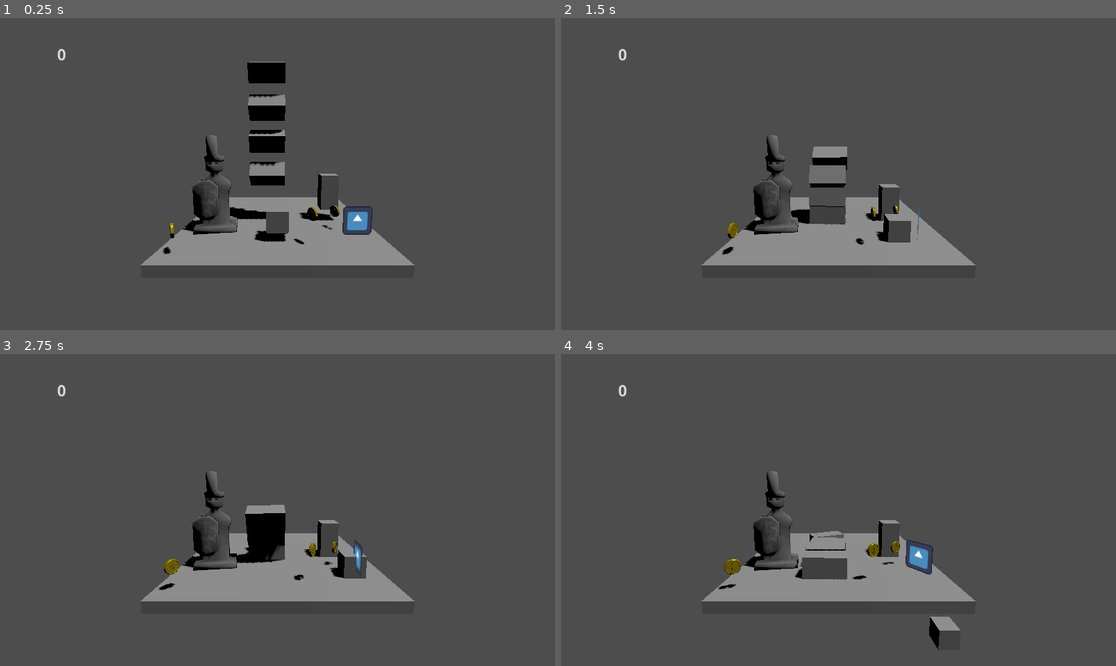
Above: before the commit, frames 1-4 (two rows, left to right).
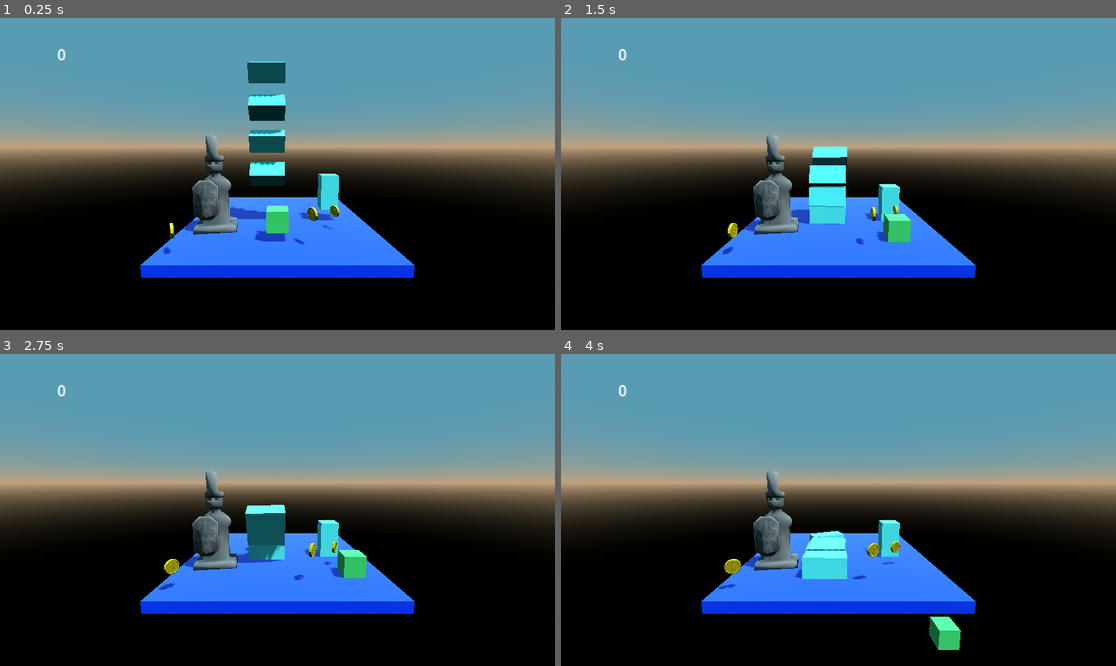
Above: after the commit, the same moments.

Repository: fpendii/Belajar-Godot
Game: Godot game, scene res://level_1.tscn
The game is run twice, just before and just after one commit, with the same random seed, the same clock (stepped at 60 frames per second) and the same inputs. The project has no main scene, so this scene is started directly. The engine's default icon, where the game draws it, is replaced by a stand-in: a white triangle on a blue panel in a dark square.
Inputs:
- Up to frame 1 (0.25 s): no input
- Up to frame 2 (1.5 s): hold Right (ui_right) 0.53-1.28 s; hold Left (ui_left) from 1.28 s (still down)
- Up to frame 3 (2.75 s): release Left (ui_left) at 2.03 s; hold Right (ui_right) from 2.03 s (still down)
- Up to frame 4 (4 s): release Right (ui_right) at 3.53 s; hold Left (ui_left) from 3.53 s (still down)

The runs differ from the first frame. In frame 1, 99% of the frame differs, in the area x 0-100%, y 0-100%; in frame 2, 99%; in frame 3, 99%; in frame 4, 99%.

Commit message:
add make env

Diff:
--- a/block.tscn
+++ b/block.tscn
@@ -1,6 +1,10 @@
-[gd_scene load_steps=3 format=3 uid="uid://b8fikd574fm6h"]
+[gd_scene load_steps=4 format=3 uid="uid://b8fikd574fm6h"]
+
+[sub_resource type="StandardMaterial3D" id="StandardMaterial3D_i67sb"]
+albedo_color = Color(0.321569, 0.878431, 0.878431, 1)
 
 [sub_resource type="BoxMesh" id="BoxMesh_4tkli"]
+material = SubResource("StandardMaterial3D_i67sb")
 size = Vector3(2, 1, 1)
 
 [sub_resource type="BoxShape3D" id="BoxShape3D_264dp"]
--- a/level_1.tscn
+++ b/level_1.tscn
@@ -1,20 +1,39 @@
-[gd_scene load_steps=11 format=3 uid="uid://dl4n2flmdrd06"]
+[gd_scene load_steps=13 format=3 uid="uid://dl4n2flmdrd06"]
 
 [ext_resource type="Script" path="res://level_1.gd" id="1_di4td"]
 [ext_resource type="PackedScene" uid="uid://b8fikd574fm6h" path="res://block.tscn" id="1_ugman"]
 [ext_resource type="PackedScene" uid="uid://ccy1ns4lhkinh" path="res://art/gltf/patung_sapundu.glb" id="2_epdf2"]
 [ext_resource type="PackedScene" uid="uid://cclkboc5g884c" path="res://steve.tscn" id="3_0b00l"]
-[ext_resource type="Texture2D" uid="uid://drflsdkplpoxf" path="res://icon.svg" id="4_ncra1"]
-[ext_resource type="Script" path="res://icon.gd" id="5_uv0aw"]
 [ext_resource type="PackedScene" uid="uid://bwfqdx8mj35ik" path="res://coin.tscn" id="6_mxg2e"]
 
+[sub_resource type="StandardMaterial3D" id="StandardMaterial3D_scvs3"]
+albedo_color = Color(0.138407, 0.280785, 1, 1)
+metallic_specular = 0.33
+roughness = 0.05
+
 [sub_resource type="BoxMesh" id="BoxMesh_bi0ew"]
+material = SubResource("StandardMaterial3D_scvs3")
 size = Vector3(10, 0.5, 10)
 
 [sub_resource type="BoxShape3D" id="BoxShape3D_lgs7a"]
 size = Vector3(10, 0.5, 10)
 
 [sub_resource type="LabelSettings" id="LabelSettings_0h5py"]
+
+[sub_resource type="ProceduralSkyMaterial" id="ProceduralSkyMaterial_li13p"]
+sky_top_color = Color(0.339594, 0.607213, 0.704603, 1)
+sky_horizon_color = Color(0.754026, 0.632039, 0.488407, 1)
+sky_curve = 0.0504278
+ground_bottom_color = Color(0.00381805, 0.0108209, 0.00190757, 1)
+ground_horizon_color = Color(0.752941, 0.631373, 0.490196, 1)
+ground_curve = 0.0475683
+
+[sub_resource type="Sky" id="Sky_s8a2e"]
+sky_material = SubResource("ProceduralSkyMaterial_li13p")
+
+[sub_resource type="Environment" id="Environment_e6mn2"]
+background_mode = 2
+sky = SubResource("Sky_s8a2e")
 
 [node name="Level1" type="Node3D"]
 script = ExtResource("1_di4td")
@@ -60,11 +79,6 @@
 [node name="Steve" parent="." instance=ExtResource("3_0b00l")]
 transform = Transform3D(1, 0, 0, 0, 1, 0, 0, 0, 1, 0, 1.21212, 2.68111)
 
-[node name="Icon" type="Sprite3D" parent="."]
-transform = Transform3D(1, 0, 0, 0, 1, 0, 0, 0, 1, 3.51754, 1.06584, 3.30592)
-texture = ExtResource("4_ncra1")
-script = ExtResource("5_uv0aw")
-
 [node name="Coin1" parent="." instance=ExtResource("6_mxg2e")]
 transform = Transform3D(1, 0, 0, 0, 1, 0, 0, 0, 1, 1.52084, 1.37851, 3.34656)
 
@@ -92,3 +106,6 @@
 horizontal_alignment = 1
 vertical_alignment = 1
 autowrap_mode = 2
+
+[node name="WorldEnvironment" type="WorldEnvironment" parent="."]
+environment = SubResource("Environment_e6mn2")
--- a/steve.tscn
+++ b/steve.tscn
@@ -32,7 +32,11 @@
 	move_and_slide()
 "
 
+[sub_resource type="StandardMaterial3D" id="StandardMaterial3D_k63y0"]
+albedo_color = Color(0.270588, 0.788235, 0.407843, 1)
+
 [sub_resource type="BoxMesh" id="BoxMesh_dv8xf"]
+material = SubResource("StandardMaterial3D_k63y0")
 
 [sub_resource type="BoxShape3D" id="BoxShape3D_flkb2"]
 
Not shown: 1 places in steve.tscn that only renumber resources
